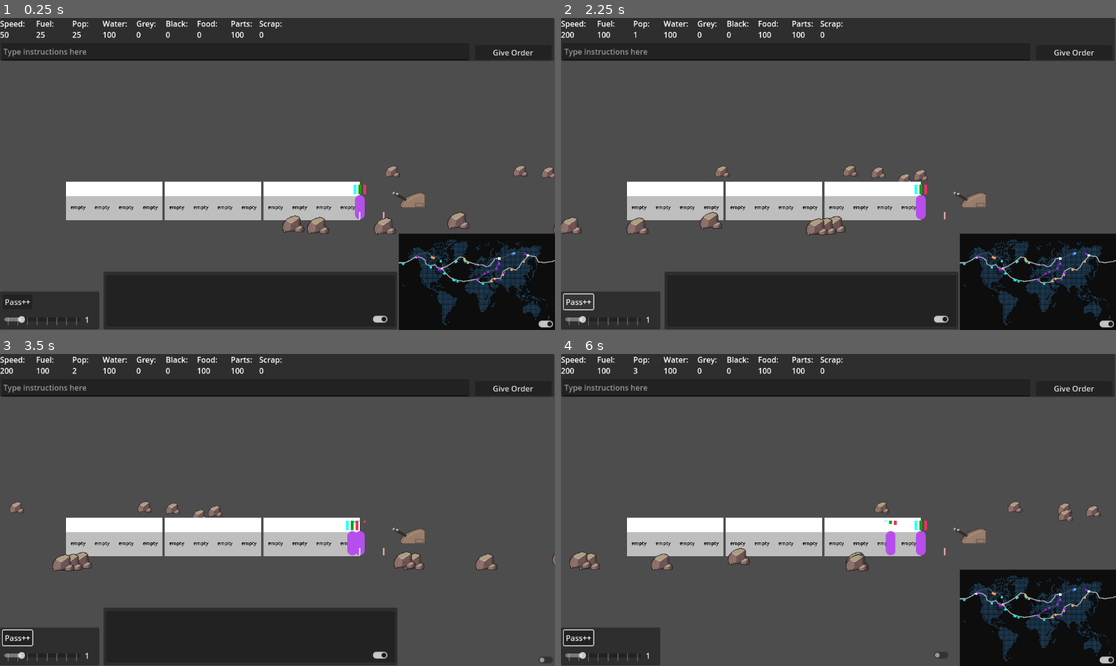
Above: before the commit, frames 1-4 (two rows, left to right).
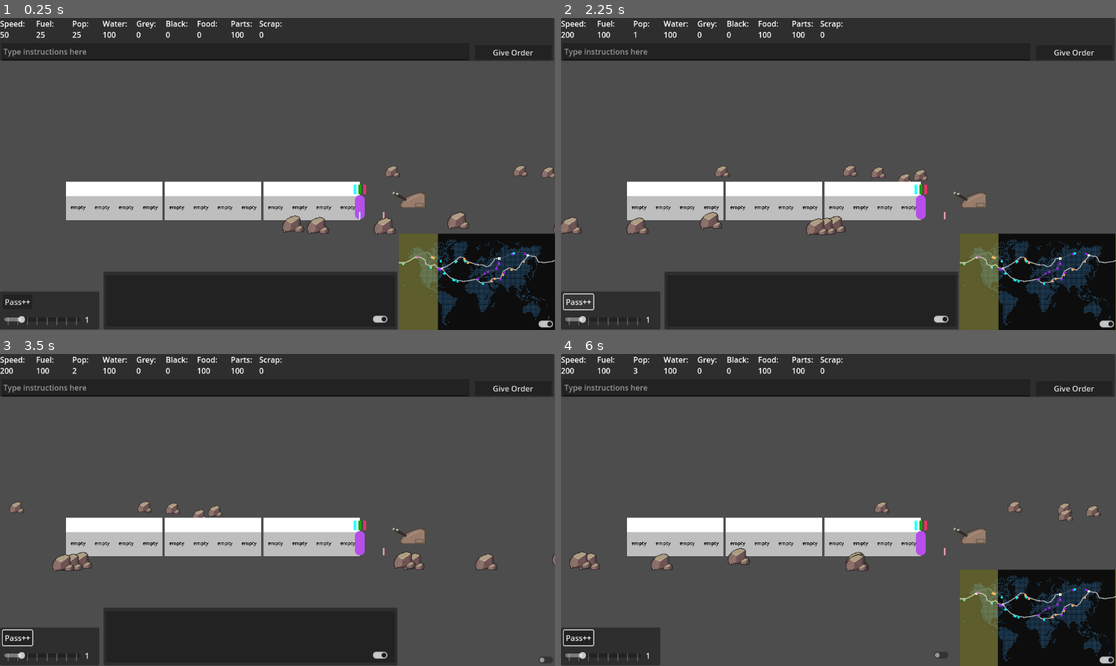
Above: after the commit, the same moments.

Repository: Sphinx111/ed_and_morgs_train_builder
Game: Godot game, scene res://Scenes/traincar.tscn
Same seed, same stepped clock (60 frames per second), same inputs: the game is played once before the commit and once after it.
Inputs (mouse positions are in pixels of both pictures, inside the frame that each line leads up to):
- Up to frame 1 (0.25 s): no input
- Up to frame 2 (2.25 s): click (794, 52) at 0.52 s; type "12" at 0.6 s; click "Give Order" at 1.25 s; click "Pass++" at 2 s
- Up to frame 3 (3.5 s): click (543, 659) at 2.75 s
- Up to frame 4 (6 s): click (938, 656) at 3.5 s; click "Give Order" at 4.25 s; click "Pass++" at 5 s; click (1104, 659) at 5.75 s

The runs differ from the first frame. In frame 1, 2.2% of the frame differs, in the area x 71-79%, y 69-100%; in frame 2, 2.2%; in frame 3, 0.2%; in frame 4, 2.4%, in the area x 58-100%, y 53-100%.

Commit message:
Passengers are better at dying

Diff:
--- /dev/null
+++ b/Gravestone.gd
@@ -0,0 +1,17 @@
+extends Node
+## A simple data object to hold data about a dead passenger
+
+class_name Gravestone
+
+var firstname : String = ""
+var lastname : String = ""
+var age : int = 0
+var cause_of_death : String = ""
+var tick_died : int = 0
+
+func create_gravestone(person : Passenger):
+	firstname = person.firstname
+	lastname = person.lastname
+	age = randi_range(10,75)
+	cause_of_death = person.targetNeed
+	tick_died = Globals.game_tick
--- a/MapHandler.gd
+++ b/MapHandler.gd
@@ -9,10 +9,17 @@
 var collection_margin : float = 0.01   ## Range at which resources can be collected
 var local_to_global_speed_conversion : float = 0.005     # Multiple train's speed value by this to get worldmap pixels per tick
 
+var sun1 : PathFollow2D = null
+var sun2 : PathFollow2D = null
+var sunradius : float = 720.0
+var sunspeed : float = 5
+
 func _ready():
-	mainRoute = find_child("MainRoute")
-	trainMarker = find_child("TrainMarker")
+	mainRoute = get_node("MainRoute")
+	trainMarker = get_node("TrainMarker")
 	trainMarker.loop = false
+	sun1 = get_node("MapMask/Sunpath/Sun1")
+	sun2 = get_node("MapMask/Sunpath/Sun2")
 	mainRoute.add_train(trainMarker)
 
 func select_new_train(newTrain : Train):
@@ -20,6 +27,8 @@
 
 func train_step():
 	mainRoute.update_trainPos(selectedTrain.speed * local_to_global_speed_conversion)
+	sun1.progress += sunspeed * Globals.time_factor
+	sun2.progress += sunspeed * Globals.time_factor
 
 func request_resources(wantedType : String) -> float:
 	return mainRoute.request_resources(wantedType, collection_margin)
--- a/Modules/module.gd
+++ b/Modules/module.gd
@@ -121,6 +121,8 @@
 	workers.erase(newWorker)
 	$DebugWorkerCount.text = "" + String.num_int64(workers.size())
 
+func _eject_worker(oldWorker : Passenger):
+	oldWorker.worker_ejected_from_module()
 
 func add_service(newProvider : ServiceProvider):
 	newProvider.init()	# Setup its initial variables
@@ -171,10 +173,13 @@
 	for customer in customers:
 		if is_instance_valid(customer):
 			_eject_customer(customer)
+			_eject_worker(customer)
+	workers = []
+	customers = []
 
 func set_type(newType : String):
+	reset_module()                    # Start from state of an 'empty' module
 	self.type = newType
-	reset_module()                    # Start from state of an 'empty' module
 	if newType == "clean_water":
 		$Outline.color = Color.AQUA
 		var basicWaterProvider = BasicWaterProvider.new()
--- a/PassengerMap.gd
+++ b/PassengerMap.gd
@@ -172,7 +172,8 @@
 	if newState == Globals.CUSTOMERS_HAS_SPACE or newState == Globals.MODULE_ADDED:
 		# If this is the only module, just do a rebuild, re-use existing code
 		if isLeftmost and isRightmost:
-			calc_direction_weights(locationsMap, mapType, outputDict)
+			for i in range(outputDict[mapType].size()):
+				outputDict[mapType][i] = changed_index - i
 			return
 
 		var startWriteAt : int = 0
--- a/Scenes/world_map.tscn
+++ b/Scenes/world_map.tscn
@@ -52,6 +52,12 @@
 "points": PackedVector2Array(0, 0, 0, 0, 82.7225, 56.8063, 0, 0, 0, 0, 87.4346, 64.1361, 0, 0, 0, 0, 91.0995, 67.2775, 0, 0, 0, 0, 98.6911, 75.1309, 0, 0, 0, 0, 110.995, 79.8429, 0, 0, 0, 0, 124.607, 82.199, 0, 0, 0, 0, 138.22, 80.3665, 0, 0, 0, 0, 147.906, 78.0105)
 }
 point_count = 8
+
+[sub_resource type="Curve2D" id="Curve2D_1huhg"]
+_data = {
+"points": PackedVector2Array(0, 0, 0, 0, 1447.5, 395, 0, 0, 0, 0, -289.5, 395)
+}
+point_count = 2
 
 [node name="WorldMap" type="Node2D"]
 script = ExtResource("1_deu6t")
@@ -163,3 +169,51 @@
 [node name="Junction96" parent="JunctionsParent" node_paths=PackedStringArray("lines") instance=ExtResource("4_g8h5j")]
 position = Vector2(567, 298)
 lines = [NodePath("../../RoutesParent/Route94")]
+
+[node name="MapMask" type="ColorRect" parent="."]
+clip_children = 1
+offset_left = -2.0
+offset_top = -40.0
+offset_right = 1153.0
+offset_bottom = 683.0
+color = Color(1, 1, 1, 0.329412)
+
+[node name="Sunpath" type="Path2D" parent="MapMask"]
+curve = SubResource("Curve2D_1huhg")
+
+[node name="Sun1" type="PathFollow2D" parent="MapMask/Sunpath"]
+position = Vector2(-0.00278274, 395)
+rotation = 3.14159
+progress = 1447.5
+
+[node name="ColorRect" type="ColorRect" parent="MapMask/Sunpath/Sun1"]
+anchors_preset = 8
+anchor_left = 0.5
+anchor_top = 0.5
+anchor_right = 0.5
+anchor_bottom = 0.5
+offset_left = -289.0
+offset_top = -381.0
+offset_right = 290.0
+offset_bottom = 427.0
+grow_horizontal = 2
+grow_vertical = 2
+color = Color(1, 1, 0.423529, 1)
+
+[node name="Sun2" type="PathFollow2D" parent="MapMask/Sunpath"]
+position = Vector2(1447.5, 395)
+rotation = 3.14159
+
+[node name="ColorRect" type="ColorRect" parent="MapMask/Sunpath/Sun2"]
+anchors_preset = 8
+anchor_left = 0.5
+anchor_top = 0.5
+anchor_right = 0.5
+anchor_bottom = 0.5
+offset_left = -289.0
+offset_top = -343.0
+offset_right = 290.0
+offset_bottom = 405.0
+grow_horizontal = 2
+grow_vertical = 2
+color = Color(1, 1, 0.423529, 1)
--- a/passenger.gd
+++ b/passenger.gd
@@ -8,6 +8,7 @@
 var firstname : String = ""
 var lastname : String = ""
 var movespeed = 30
+var is_dying : bool = false
 
 var current_module : ModuleBase = null
 var next_module_pos : float = Globals.module_width		# If position.x exceeds this, check module
@@ -130,6 +131,7 @@
 	is_in_module = false
 	is_working = false
 
+## Used by passenger to tell module they're leaving
 func exit_worker_module():
 	self.show()
 	targetWork = ""
@@ -137,6 +139,13 @@
 	is_working = false
 	current_module.remove_worker(self)
 
+## Used by modules to eject a worker
+func worker_ejected_from_module():
+	self.show()
+	targetWork = ""
+	is_in_module = false
+	is_working = false
+
 func resource_tick():
 	for key in needs.keys():
 		needs[key] += Globals.need_growth_rates[key]
@@ -150,6 +159,13 @@
 	if needs.has(type):
 		return (1.0 - needs[type])
 	return 0.0
+
+## Called to remove itself from any modules, this passenger is about to die
+func cleanup():
+	if is_working and is_in_module:
+		current_module.remove_worker(self)
+	elif is_in_module:
+		current_module.notify_remove_customer(self)
 
 func check_needs():
 	var maxVal : float = 0.0
@@ -159,7 +175,9 @@
 			maxNeed = key
 			maxVal = needs[key]
 			if maxVal >= maxNeeds[key]:
-				if hit_max_need(key) == Globals.RESULT_FATAL: return
+				if hit_max_need(key) == Globals.RESULT_FATAL:
+					is_dying = true
+					return
 	if maxVal > Globals.passenger_seeks_threshold:
 		if maxNeed != "" and maxNeed != targetNeed:
 			targetNeed = maxNeed
@@ -171,9 +189,9 @@
 	targetWork = "any"
 	check_current_module()
 
+## Allows different results from hitting max need. Not all needs will be fatal
 func hit_max_need(needType : String) -> int:
 	print("%s %s: Oh no! I am dying of %s" % [firstname, lastname, needType])
-	manager.remove_passenger(self)
 	return Globals.RESULT_FATAL
 
 func pick_idle_move():
--- a/passengerManager.gd
+++ b/passengerManager.gd
@@ -3,7 +3,8 @@
 class_name PassengerManager
 
 var passengers : Array[Passenger] = []
-var needs_check_timer : Timer = null
+var dying_passengers : Array[Passenger] = []
+var dead : Array[Gravestone] = []
 
 var PassengerScene = preload("res://Scenes/passenger.tscn")
 var debugLeft : Line2D = null
@@ -16,12 +17,6 @@
 	var firstPassenger : Passenger = find_child("Passenger")
 	passengers.append(firstPassenger)
 	apply_random_name(firstPassenger)
-	needs_check_timer = Timer.new()
-	add_child(needs_check_timer)
-	needs_check_timer.wait_time = 1.0
-	needs_check_timer.one_shot = false
-	needs_check_timer.timeout.connect(check_all_needs)
-	needs_check_timer.start()
 	debugLeft = $DebugLeft
 	debugRight = $DebugRight
 
@@ -31,8 +26,20 @@
 		debugRight.position.x = passengers[0].next_module_pos
 
 func resource_tick():
+	# Tidyup all dying passengers first
+	for passenger : Passenger in dying_passengers:
+		passenger.cleanup()
+		passengers.erase(passenger)
+		var newgrave = Gravestone.new()
+		newgrave.create_gravestone(passenger)
+		dead.append(newgrave)
+		passenger.queue_free()
+	dying_passengers = []
+
 	for passenger in passengers:
 		passenger.resource_tick()
+		if passenger.is_dying == true:
+			dying_passengers.append(passenger)
 
 func check_all_needs():
 	for passenger in passengers:
@@ -57,8 +64,3 @@
 	else:
 		constrainedNamesList = firstNamesList
 	passenger.firstname = constrainedNamesList[randi_range(0, constrainedNamesList.size()-1)]
-
-
-func remove_passenger(passToRemove : Passenger):
-	passengers.erase(passToRemove)
-	passToRemove.queue_free()
Not shown, added: Gravestone.gd.uid
Not shown: 1 places in Scenes/world_map.tscn that only renumber resources
